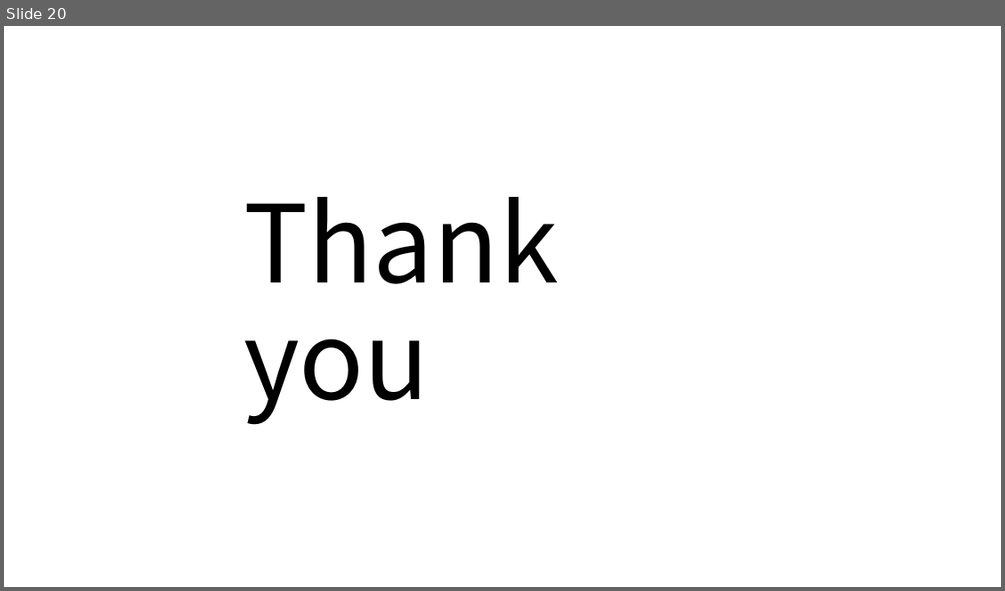
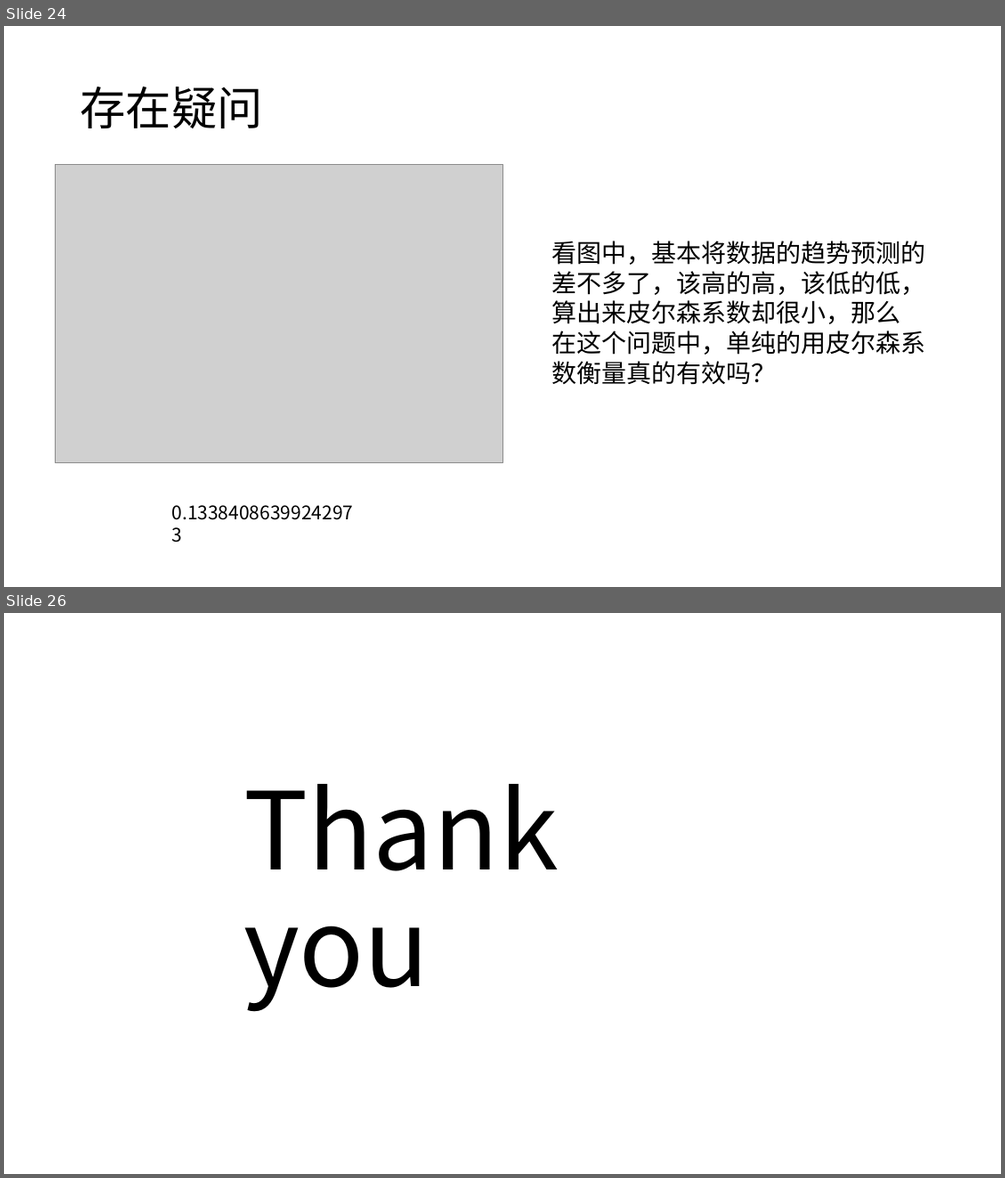
Before and after one commit to tureful/tureful.github.io, a slide deck: summary.pptx. Shown one above the other, each under a label of ours: slide 20 before the commit, slides 24 and 26 after it; the slides between them are not shown. The pictures are 1005x591 and 1005x1178 pixels, drawn with LibreOffice and Linux fonts; fonts in the diff are those of the drawing; grey boxes stand for pictures. Boxes give left, top, right and bottom in pixels: in the first picture for what was removed or moved away, otherwise in the second. Text is boxed around its words. In the diff, an @@ line names an element or a change of style, - is before the commit and + after.

```diff
--- a/summary.pptx
+++ b/summary.pptx
@@ slide 24 added at (x1=4, y1=26, x2=1001, y2=587), background #FFFFFF @@
@@ title added at (x1=80, y1=87, x2=262, y2=128), 44 pt, text #000000 @@
+存在疑问
@@ picture added at (x1=56, y1=164, x2=502, y2=463) @@
@@ text added at (x1=552, y1=240, x2=926, y2=385), 24 pt, text #000000 @@
+看图中，基本将数据的趋势预测的差不多了，该高的高，该低的低，算出来皮尔森系数却很小，那么
+在这个问题中，单纯的用皮尔森系数衡量真的有效吗？
@@ text added at (x1=172, y1=505, x2=354, y2=520), 18 pt, text #000000 @@
+0.13384086399242973
@@ what was slide 20 is now slide 26 @@
```
Also in this commit, not shown: 3 slides changed, 6 other slides added, 1 slide removed, 1 other file.
